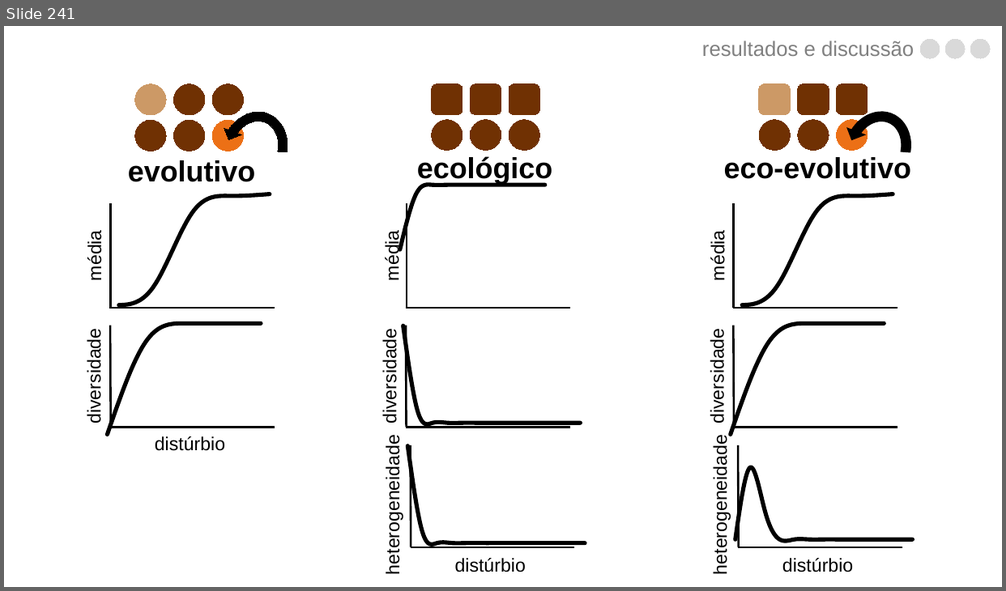
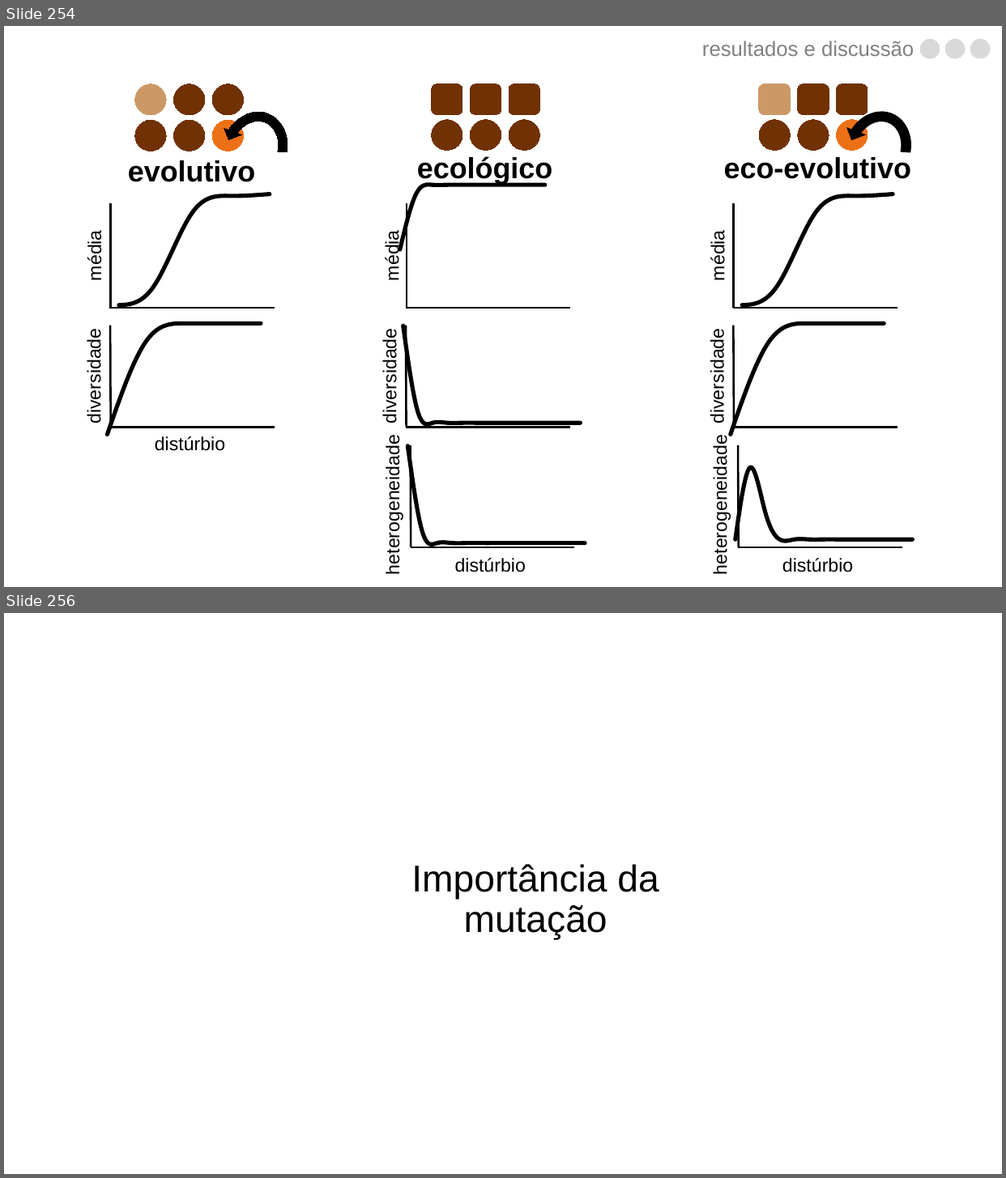
Before and after one commit to luisanovara/dissertacao, a slide deck: DEFESA.pptx. Shown one above the other, each under a label of ours: slide 241 before the commit, slides 254 and 256 after it; the slides between them are not shown. The pictures are 1006x591 and 1006x1178 pixels, drawn with LibreOffice and Linux fonts; fonts in the diff are those of the drawing. Boxes give left, top, right and bottom in pixels: in the first picture for what was removed or moved away, otherwise in the second. Text is boxed around its words. In the diff, an @@ line names an element or a change of style, - is before the commit and + after.

```diff
--- a/DEFESA.pptx
+++ b/DEFESA.pptx
@@ slide 256 added at <box>4,613,1002,1174</box>, background #FFFFFF @@
@@ rectangle added at <box>4,613,1002,1174</box>, fill #8EFA00, 18 pt, text #000000 @@
+.
@@ text added at <box>411,864,658,940</box>, 36 pt, text #000000 @@
+Importância da mutação
@@ what was slide 241 is now slide 254 @@
```
Also in this commit, not shown: 15 other slides added.
